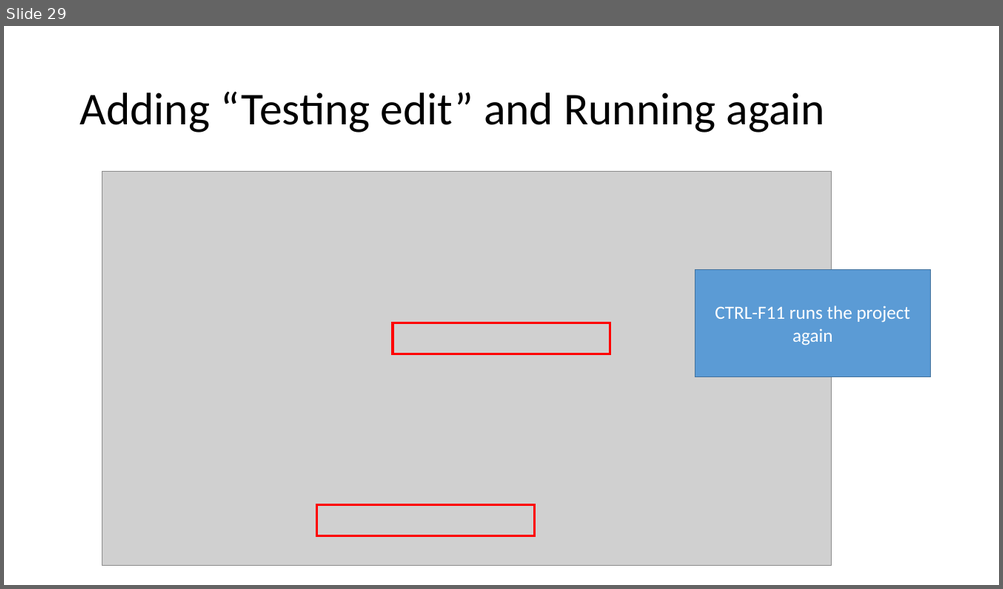
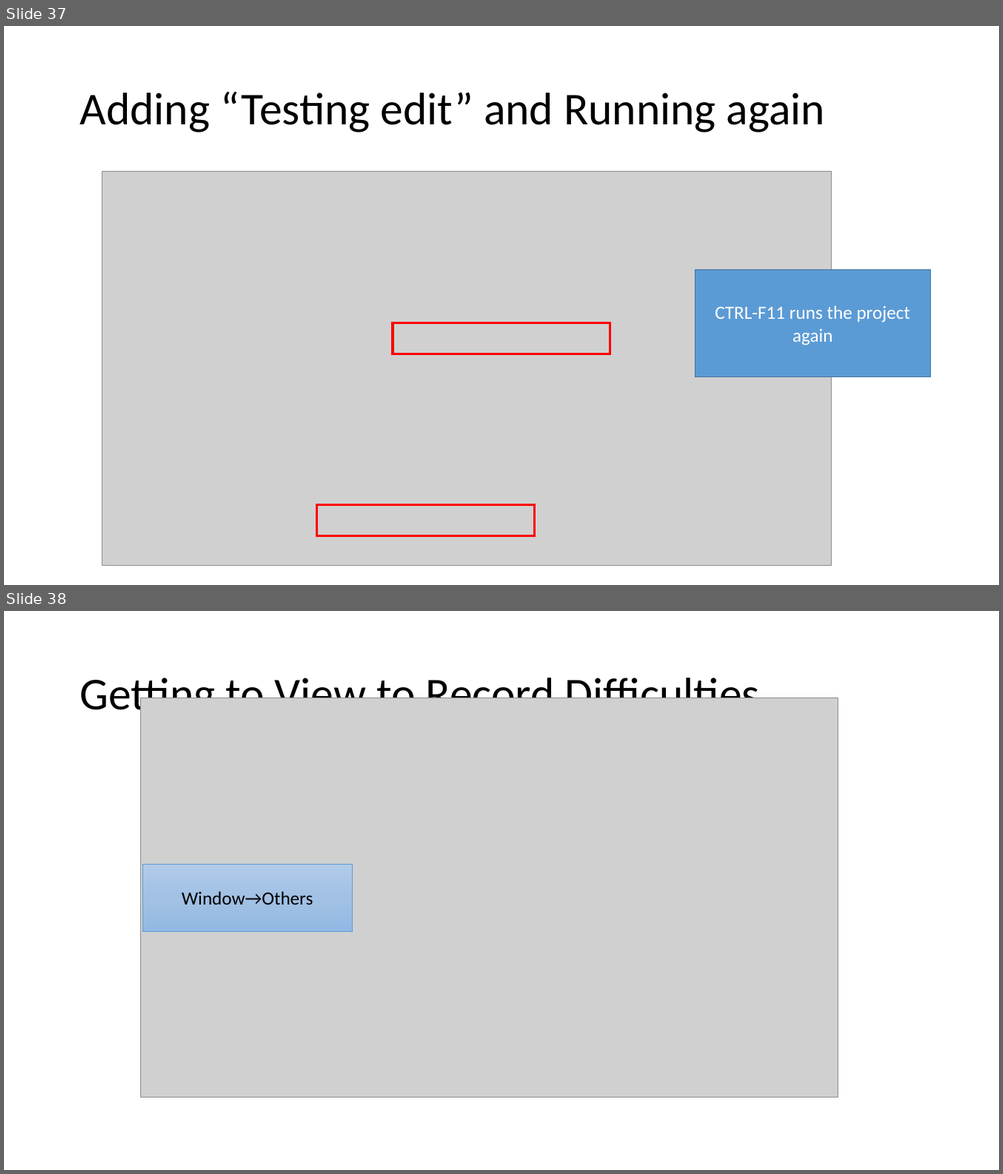
Before and after one commit to pdewan/ConcurrentProgrammingTrainingExamples, a slide deck: Documents/EclipseOpenMPTraining.pptx. Shown one above the other, each under a label of ours: slide 29 before the commit, slides 37 and 38 after it. The pictures are 1003x589 and 1003x1174 pixels, drawn with LibreOffice and Linux fonts; fonts in the diff are those of the drawing; grey boxes stand for pictures. Boxes give left, top, right and bottom in pixels: in the first picture for what was removed or moved away, otherwise in the second. Text is boxed around its words. In the diff, an @@ line names an element or a change of style, - is before the commit and + after.

```diff
--- a/Documents/EclipseOpenMPTraining.pptx
+++ b/Documents/EclipseOpenMPTraining.pptx
@@ slide 38 added at (4,611,999,1170), background #FFFFFF @@
@@ title added at (79,672,760,721), 44 pt, text #000000 @@
+Getting to View to Record Difficulties
@@ picture added at (141,698,838,1098) @@
@@ rectangle added at (143,864,353,931), fill gradient #B1CBE9 to #A3C1E5 to #93B9E4, outline #5B9BD5 0.5 pt, 18 pt, text #000000 @@
+Window→Others
@@ what was slide 29 is now slide 37 @@
```
Also in this commit, not shown: 1 slide changed, 18 other slides added, 1 other file.
